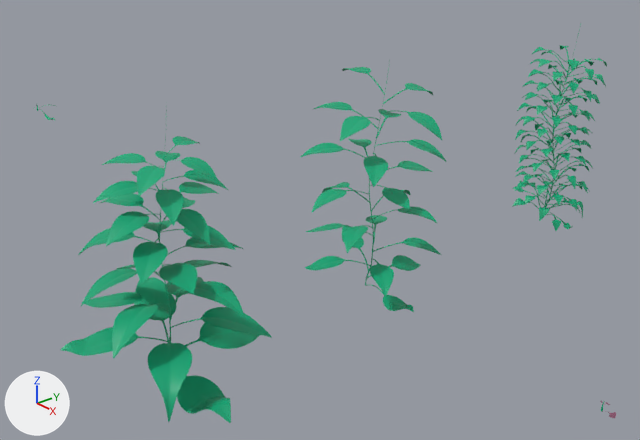
What one commit did to the Blender file blend_files/new_plants_backup.blend.
Before and after are seen from a camera (50 mm lens) standing at (50.8, -46.9, 35.9) and looking at (-13.6, 6.0, 0.0). The axes (+X, +Y, +Z) are drawn at lower left. The lights are the same throughout.

Objects in the first picture: 'Leaf', 'Leaf.003', 'Leaf.004'.
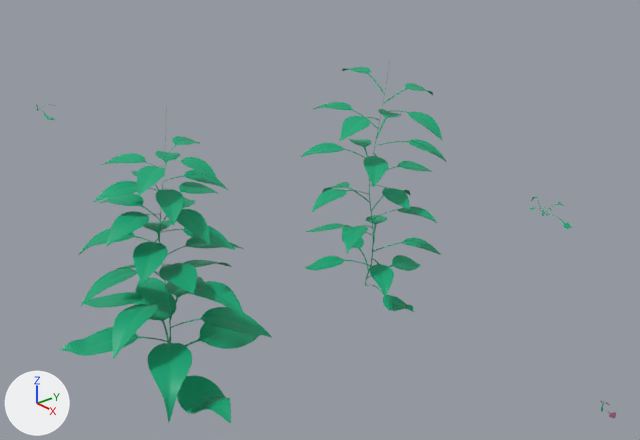
ob_empty_003 is not drawn itself; it is used by a modifier of ob_leaf_003.

Boxes (x1, y1, x2, y2) around the edits, measured in the pictures (640 x 440 px):
'Leaf.003', reshaped (54% narrower, 82% shorter)
    before: (512, 45, 607, 231)
    after: (530, 196, 573, 229)

What changed in the scene script:
```text
Change ob_empty_003:
    ob_empty_003.scale: (1.0, 1.0, 1.0) -> (0.752, 0.752, 0.752)
```
